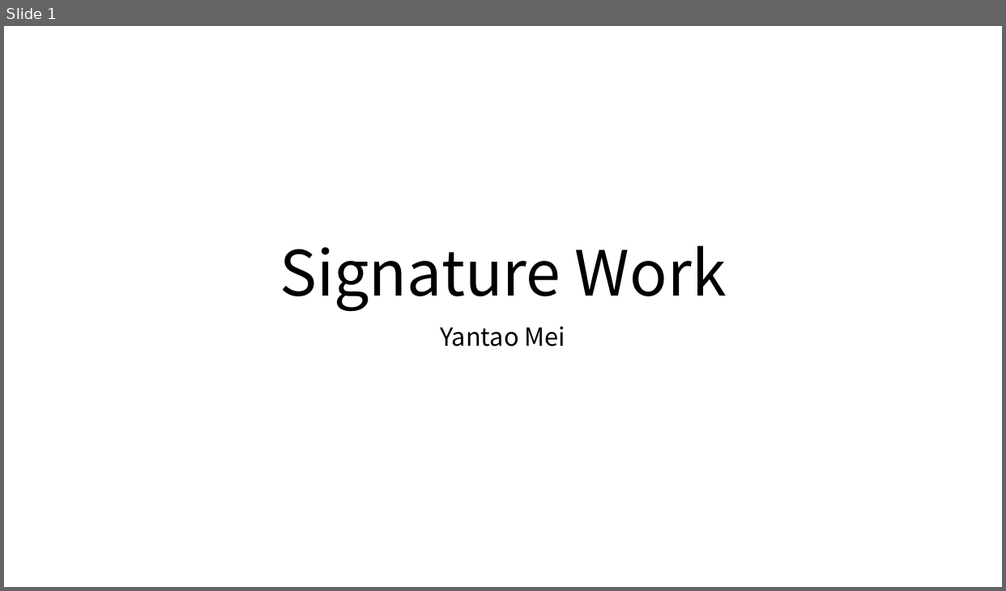
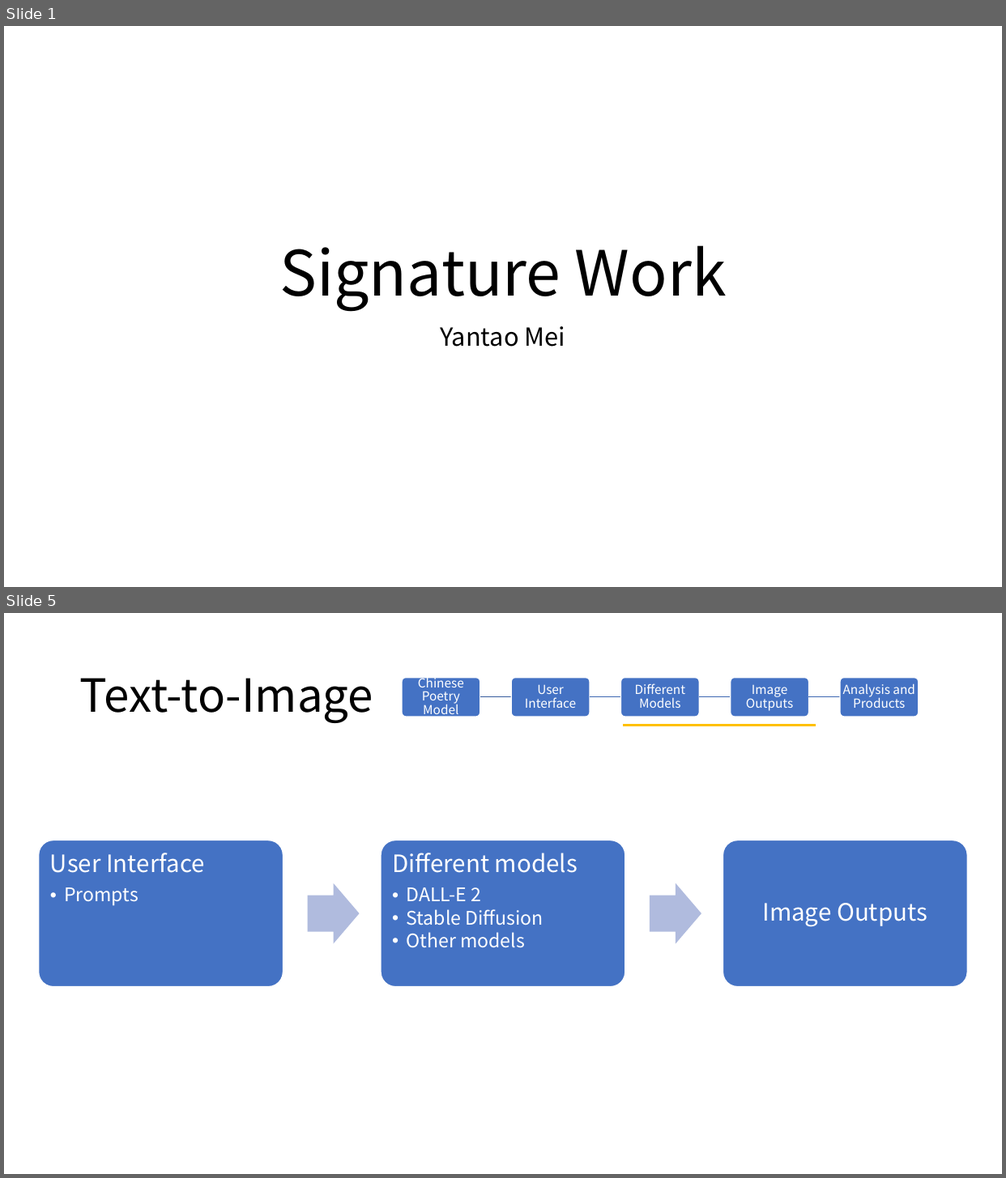
Before and after one commit to IanMei/Signature-Work, a slide deck: SIgnature Work.pptx. Shown one above the other, each under a label of ours: slide 1 before the commit, slides 1 and 5 after it; the slides between them are not shown. The pictures are 1006x591 and 1006x1178 pixels, drawn with LibreOffice and Linux fonts; fonts in the diff are those of the drawing. Boxes give left, top, right and bottom in pixels: in the first picture for what was removed or moved away, otherwise in the second. Text is boxed around its words. In the diff, an @@ line names an element or a change of style, - is before the commit and + after.

```diff
--- a/SIgnature Work.pptx
+++ b/SIgnature Work.pptx
@@ slide 5 added at [4, 613, 1002, 1174], background #FFFFFF @@
@@ title added at [80, 678, 373, 723], 44 pt, text #000000 @@
+Text-to-Image
@@ group added at [403, 675, 918, 718]: 5 rounded rectangles, 5 texts, 4 freeform shapes @@
+Chinese Poetry Model
+User Interface
+Different Models
+Image Outputs
+Analysis and Products
@@ line added from (623, 726) to (816, 726), #FFC000 2 pt @@
@@ group added at [39, 841, 968, 987]: 3 rounded rectangles, 3 texts, 2 right arrows @@
+User Interface
+  • Prompts
+Different models
+  • DALL-E 2
+  • Stable Diffusion
+  • Other models
+Image Outputs
```
Also in this commit, not shown: 4 other slides added, 2 slides removed.
